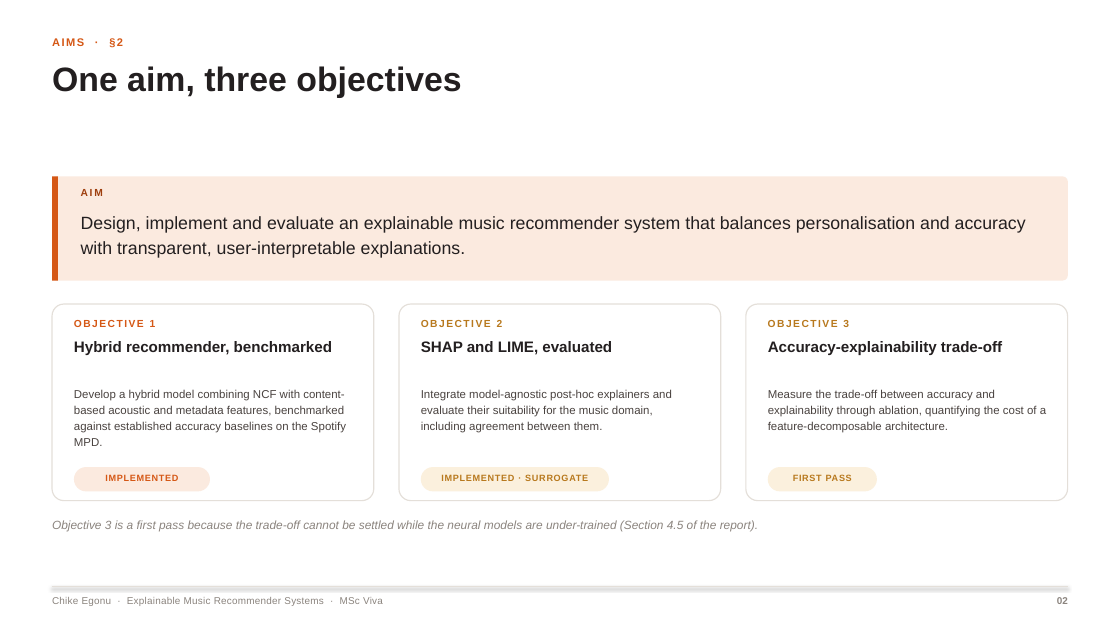
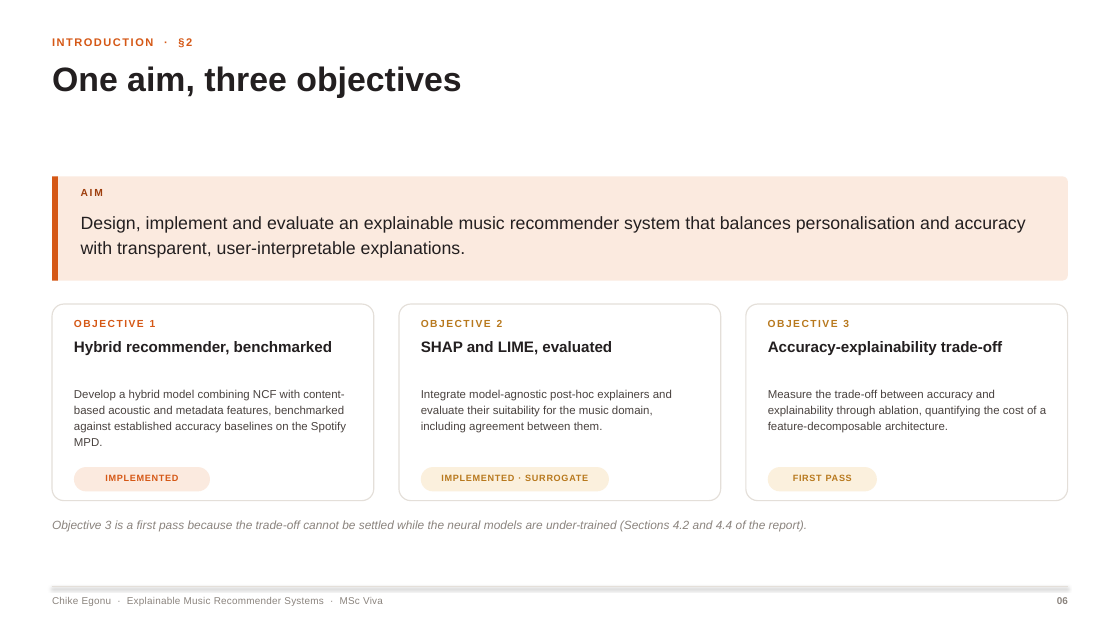
Before and after one commit to Mr-Chi35/viva2, a slide deck: slide 6 of CHIKE EGONU 202537244 viva 10 Nov.PPT 1.pptx (slide 2 before the commit). Drawn at 1120x630 pixels with LibreOffice and Linux fonts; fonts in the diff are those of the drawing. Boxes give left, top, right and bottom in pixels: in the first picture for what was removed or moved away, otherwise in the second. Text is boxed around its words. In the diff, an @@ line names an element or a change of style, - is before the commit and + after.

```diff
--- a/CHIKE EGONU 202537244 viva 10 Nov.PPT 1.pptx
+++ b/CHIKE EGONU 202537244 viva 10 Nov.PPT 1.pptx
@@ text at <box>52,38,192,47</box>: text changed @@
-AIMS · §2
+INTRODUCTION · §2
@@ text at <box>52,520,807,532</box>: text changed @@
-Objective 3 is a first pass because the trade-off cannot be settled while the neural models are under-trained (Section 4.5 of the report).
+Objective 3 is a first pass because the trade-off cannot be settled while the neural models are under-trained (Sections 4.2 and 4.4 of the report).
```
Also in this commit, not shown: 14 other slides changed, 2 slides added.
